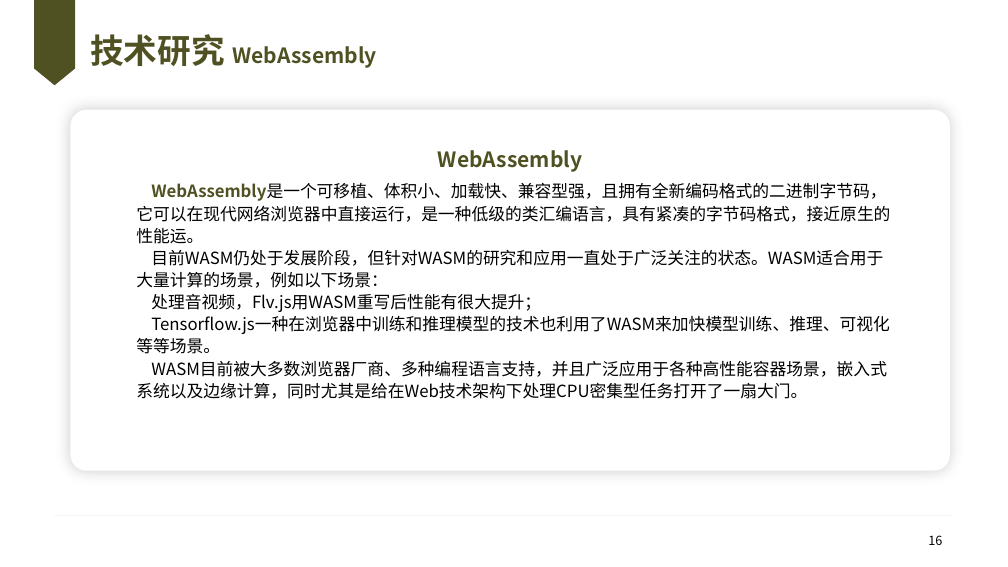
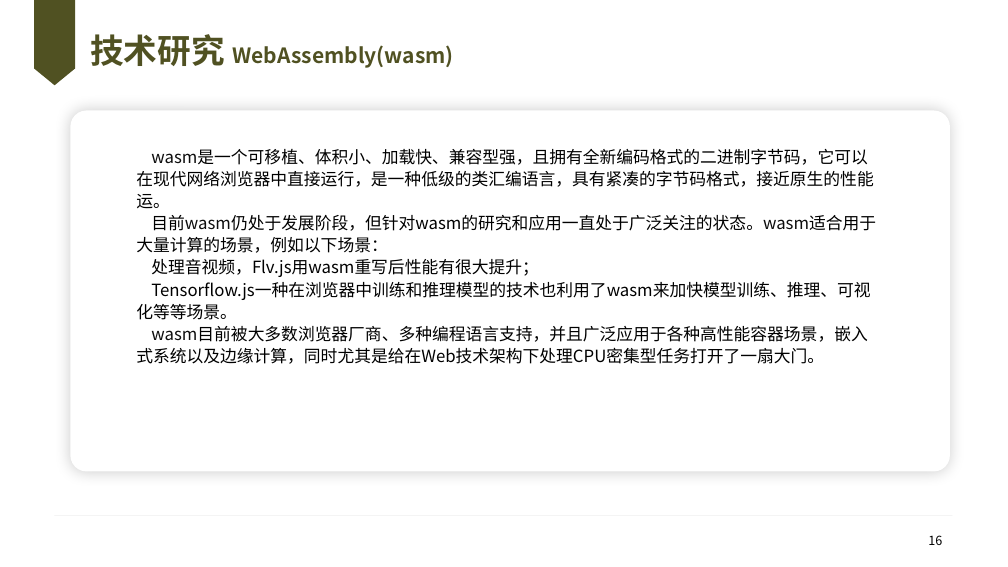
Before and after one commit to knoxnoe/GraduationProject, a slide deck: slide 16 of doc/paper/v2/缑通旺-开题.pptx. Drawn at 1008x567 pixels with LibreOffice and Linux fonts; fonts in the diff are those of the drawing; background and template pictures are left out. Boxes give left, top, right and bottom in pixels: in the first picture for what was removed or moved away, otherwise in the second. Text is boxed around its words. In the diff, an @@ line names an element or a change of style, - is before the commit and + after.

```diff
--- a/doc/paper/v2/缑通旺-开题.pptx
+++ b/doc/paper/v2/缑通旺-开题.pptx
@@ title at box(90, 34, 453, 68): text changed @@
-技术研究 WebAssembly
+技术研究 WebAssembly(wasm)
@@ text at box(136, 149, 876, 364): text changed @@
-WebAssembly是一个可移植、体积小、加载快、兼容型强，且拥有全新编码格式的二进制字节码，它可以在现代网络浏览器中直接运行，是一种低级的类汇编语言，具有紧凑的字节码格式，接近原生的性能运。
-目前WASM仍处于发展阶段，但针对WASM的研究和应用一直处于广泛关注的状态。WASM适合用于大量计算的场景，例如以下场景：
-处理音视频，Flv.js用WASM重写后性能有很大提升；
-Tensorflow.js一种在浏览器中训练和推理模型的技术也利用了WASM来加快模型训练、推理、可视化等等场景。
-WASM目前被大多数浏览器厂商、多种编程语言支持，并且广泛应用于各种高性能容器场景，嵌入式系统以及边缘计算，同时尤其是给在Web技术架构下处理CPU密集型任务打开了一扇大门。
+wasm是一个可移植、体积小、加载快、兼容型强，且拥有全新编码格式的二进制字节码，它可以在现代网络浏览器中直接运行，是一种低级的类汇编语言，具有紧凑的字节码格式，接近原生的性能运。
+目前wasm仍处于发展阶段，但针对wasm的研究和应用一直处于广泛关注的状态。wasm适合用于大量计算的场景，例如以下场景：
+处理音视频，Flv.js用wasm重写后性能有很大提升；
+Tensorflow.js一种在浏览器中训练和推理模型的技术也利用了wasm来加快模型训练、推理、可视化等等场景。
+wasm目前被大多数浏览器厂商、多种编程语言支持，并且广泛应用于各种高性能容器场景，嵌入式系统以及边缘计算，同时尤其是给在Web技术架构下处理CPU密集型任务打开了一扇大门。
@@ text removed at box(438, 150, 582, 172) @@
-WebAssembly
```
Also in this commit, not shown: 11 other slides changed, 10 other files.
